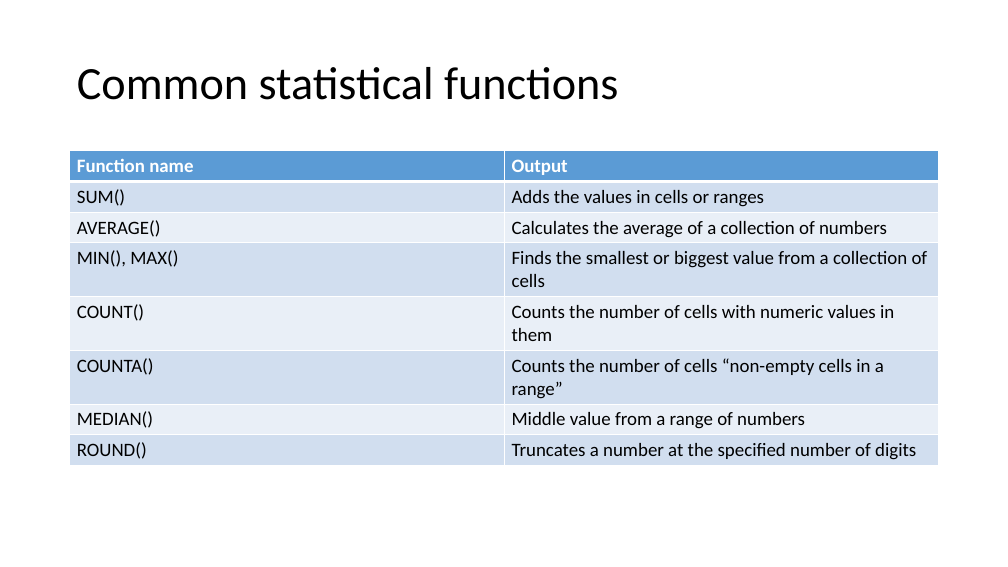
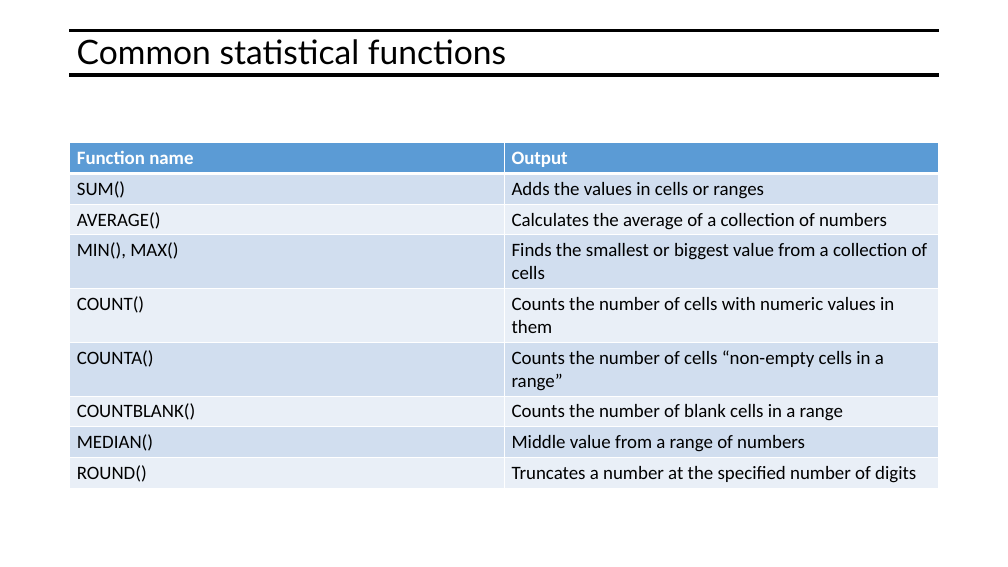
Before and after one commit to mjmacarty/excel-at-excel, a slide deck: slide 15 of Excel-at-Excel.pptx. Drawn at 1008x567 pixels with LibreOffice and Linux fonts; fonts in the diff are those of the drawing. Boxes give left, top, right and bottom in pixels: in the first picture for what was removed or moved away, otherwise in the second. Text is boxed around its words. In the diff, an @@ line names an element or a change of style, - is before the commit and + after.

```diff
--- a/Excel-at-Excel.pptx
+++ b/Excel-at-Excel.pptx
@@ title "Common statistical functions" at [77, 39, 506, 65]: size 44 to 32 pt, font Calibri to Lato; vertical alignment middle to top @@
@@ line added from (70, 30) to (939, 30), #000000 3 pt @@
@@ line added from (70, 75) to (939, 75), #000000 3 pt @@
@@ table at [70, 143, 939, 487] @@
+row 7: COUNTBLANK() | Counts the number of blank cells in a range
@@ table: place and size @@
-table at [70, 151, 939, 464]
+table at [70, 143, 939, 487]
```
Also in this commit, not shown: 39 other slides changed, 1 slide added.
